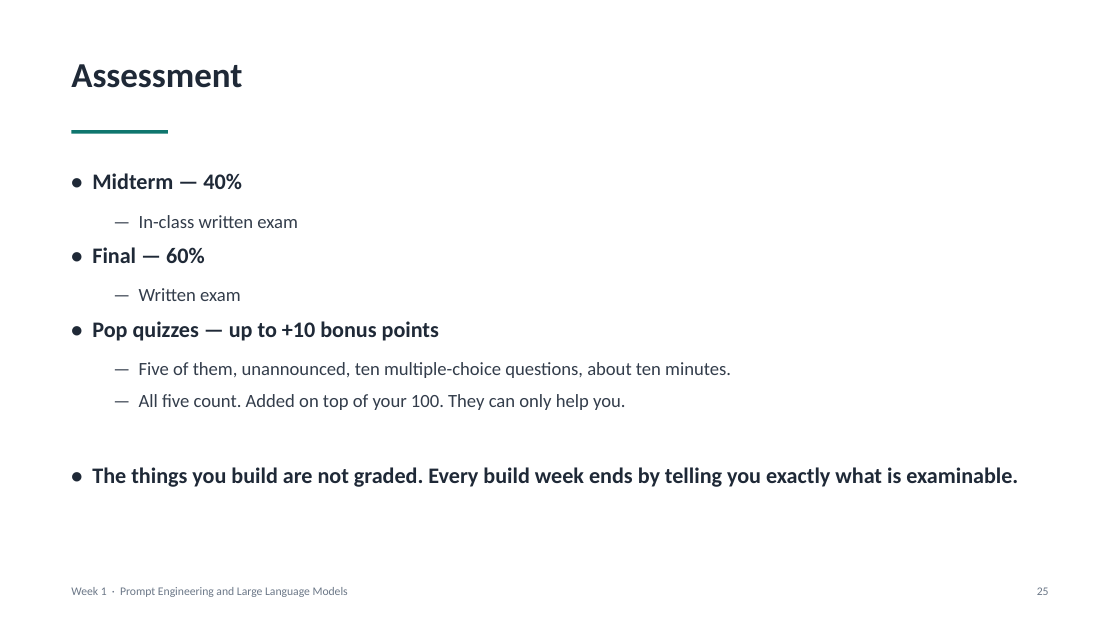
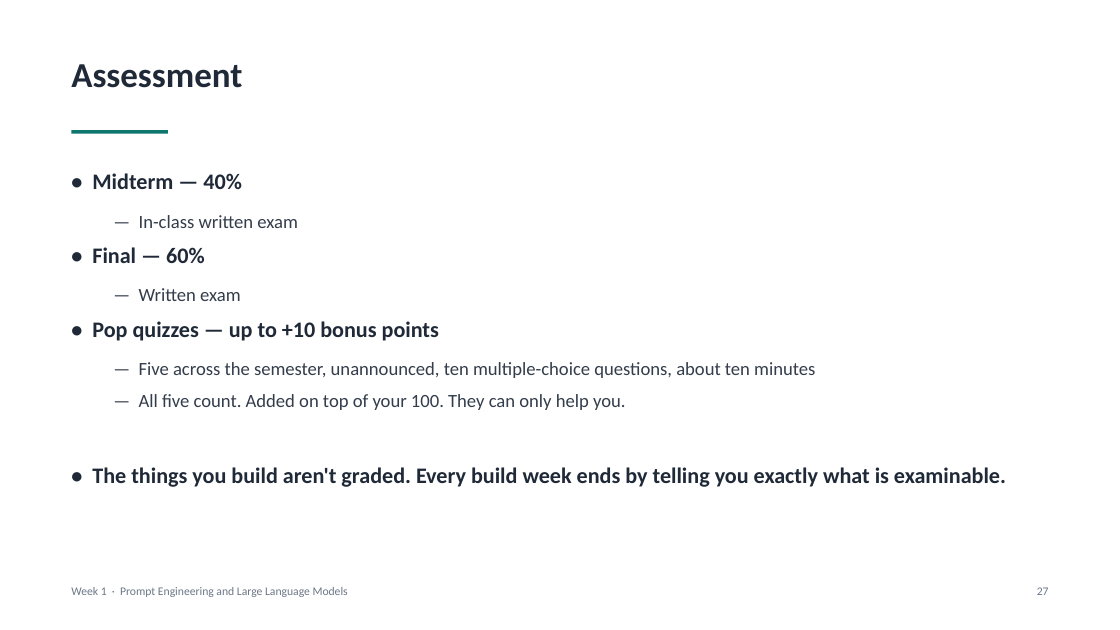
Before and after one commit to makyol/PromptEngineering, a slide deck: slide 27 of Lectures/week01/week01.pptx (slide 25 before the commit). Drawn at 1120x630 pixels with LibreOffice and Linux fonts; fonts in the diff are those of the drawing. Boxes give left, top, right and bottom in pixels: in the first picture for what was removed or moved away, otherwise in the second. Text is boxed around its words. In the diff, an @@ line names an element or a change of style, - is before the commit and + after.

```diff
--- a/Lectures/week01/week01.pptx
+++ b/Lectures/week01/week01.pptx
@@ text at [139, 362, 815, 378]: text changed @@
-  — Five of them, unannounced, ten multiple-choice questions, about ten minutes.
+  — Five across the semester, unannounced, ten multiple-choice questions, about ten minutes
@@ text at [92, 467, 1006, 487]: text changed @@
-• The things you build are not graded. Every build week ends by telling you exactly what is examinable.
+• The things you build aren't graded. Every build week ends by telling you exactly what is examinable.
@@ text at [1037, 587, 1049, 595]: text changed @@
-25
+27
```
Also in this commit, not shown: 18 other slides changed, 5 slides added, 3 slides removed, 7 other files.
